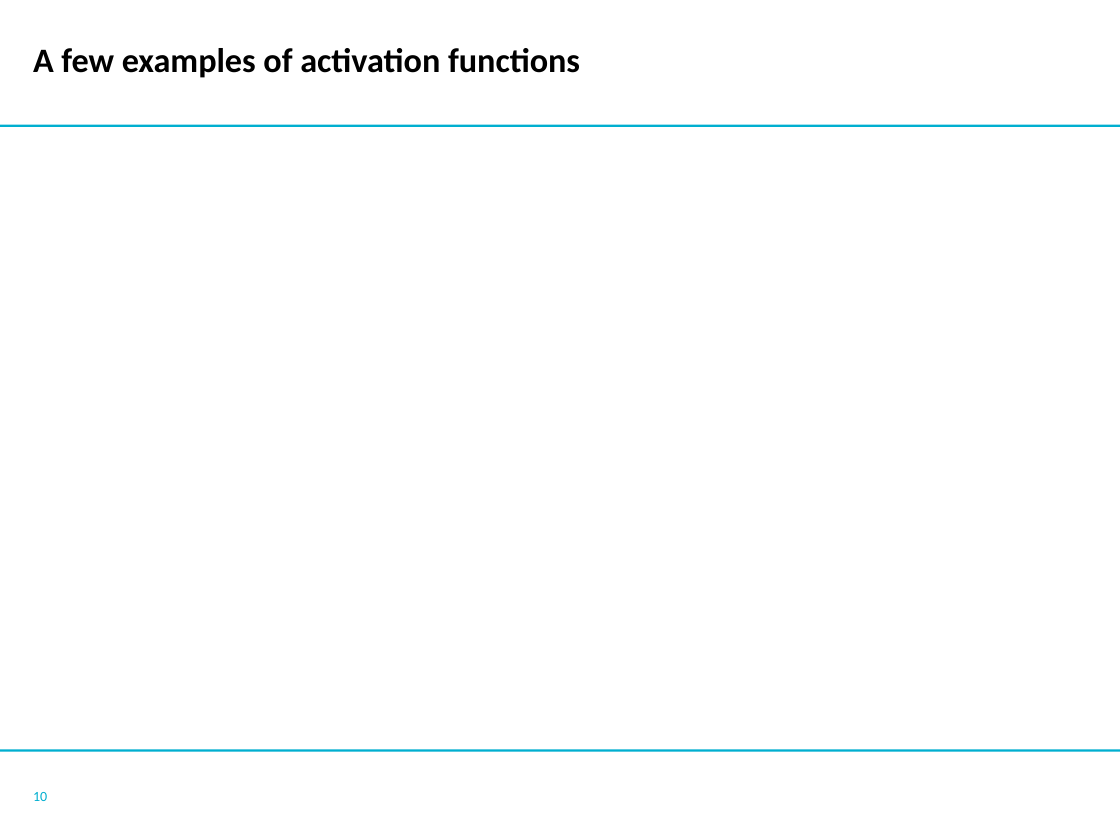
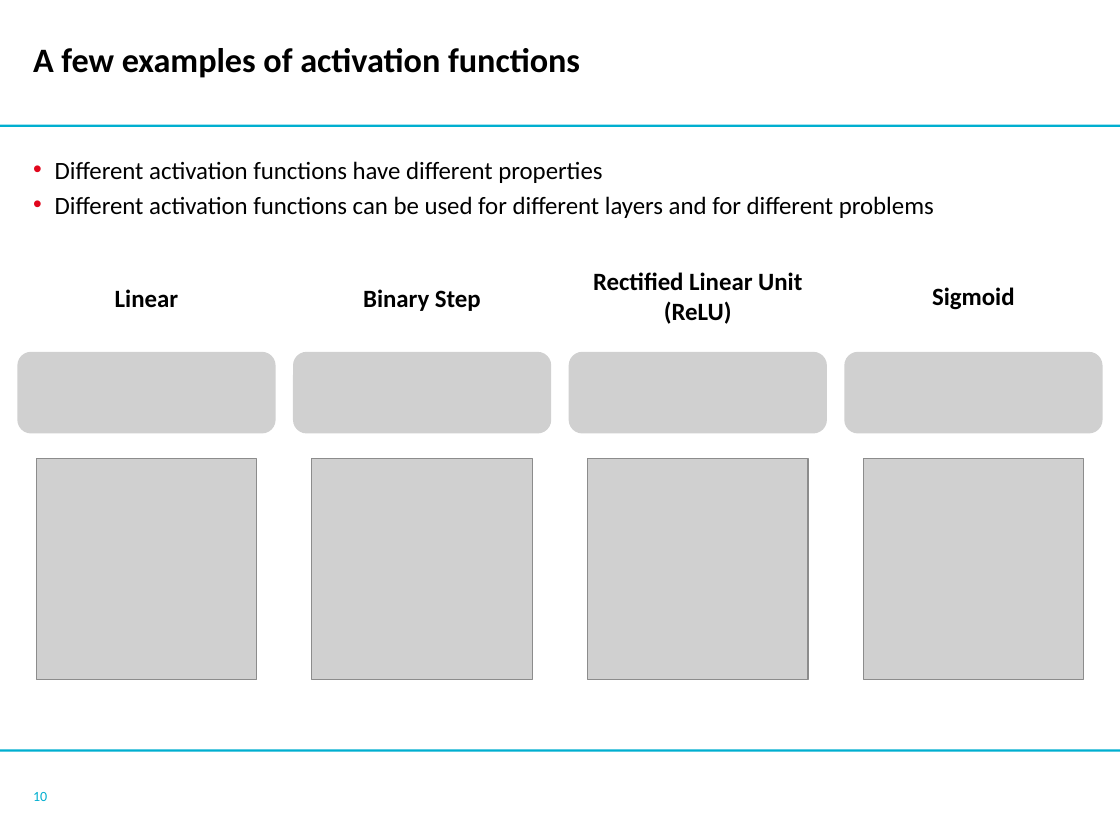
Before and after one commit to mmmlc/mlTeachings, a slide deck: slide 10 of Machine Learning Models - 3.pptx. Drawn at 1120x840 pixels with LibreOffice and Linux fonts; fonts in the diff are those of the drawing; grey boxes stand for pictures; background and template pictures are left out. Boxes give left, top, right and bottom in pixels: in the first picture for what was removed or moved away, otherwise in the second. Text is boxed around its words. In the diff, an @@ line names an element or a change of style, - is before the commit and + after.

```diff
--- a/Machine Learning Models - 3.pptx
+++ b/Machine Learning Models - 3.pptx
@@ text added at [55,161,934,218], 16 pt, text #000000 @@
+• Different activation functions have different properties
+• Different activation functions can be used for different layers and for different problems
@@ rounded rectangle added at [569,239,828,352], fill #FFFFFF, 16 pt, text #000000, bold @@
+Rectified Linear Unit (ReLU)
@@ rounded rectangle added at [844,239,1103,352], fill #FFFFFF, 16 pt, text #000000, bold @@
+Sigmoid
@@ rounded rectangle added at [18,243,277,352], 16 pt, text #000000, bold @@
+Linear
@@ rounded rectangle added at [293,243,552,352], fill #FFFFFF, 16 pt, text #000000, bold @@
+Binary Step
@@ picture added at [18,352,277,433] @@
@@ picture added at [293,352,552,433] @@
@@ picture added at [569,352,828,433] @@
@@ picture added at [844,352,1103,433] @@
@@ picture added at [36,459,256,680] @@
@@ picture added at [312,459,533,680] @@
@@ picture added at [588,459,809,680] @@
@@ picture added at [864,459,1084,680] @@
```
Also in this commit, not shown: 4 other slides changed, 6 other files.
